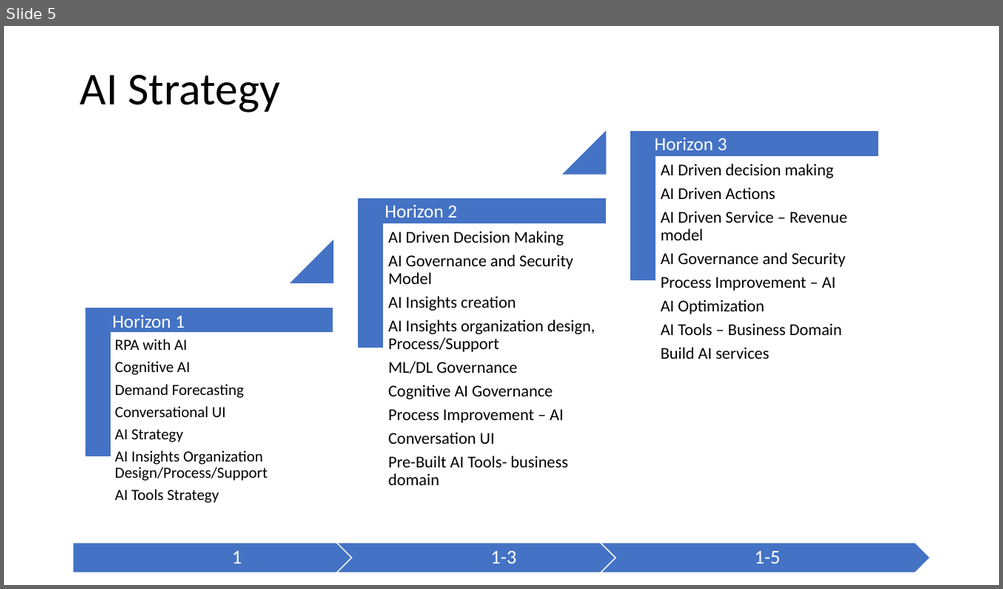
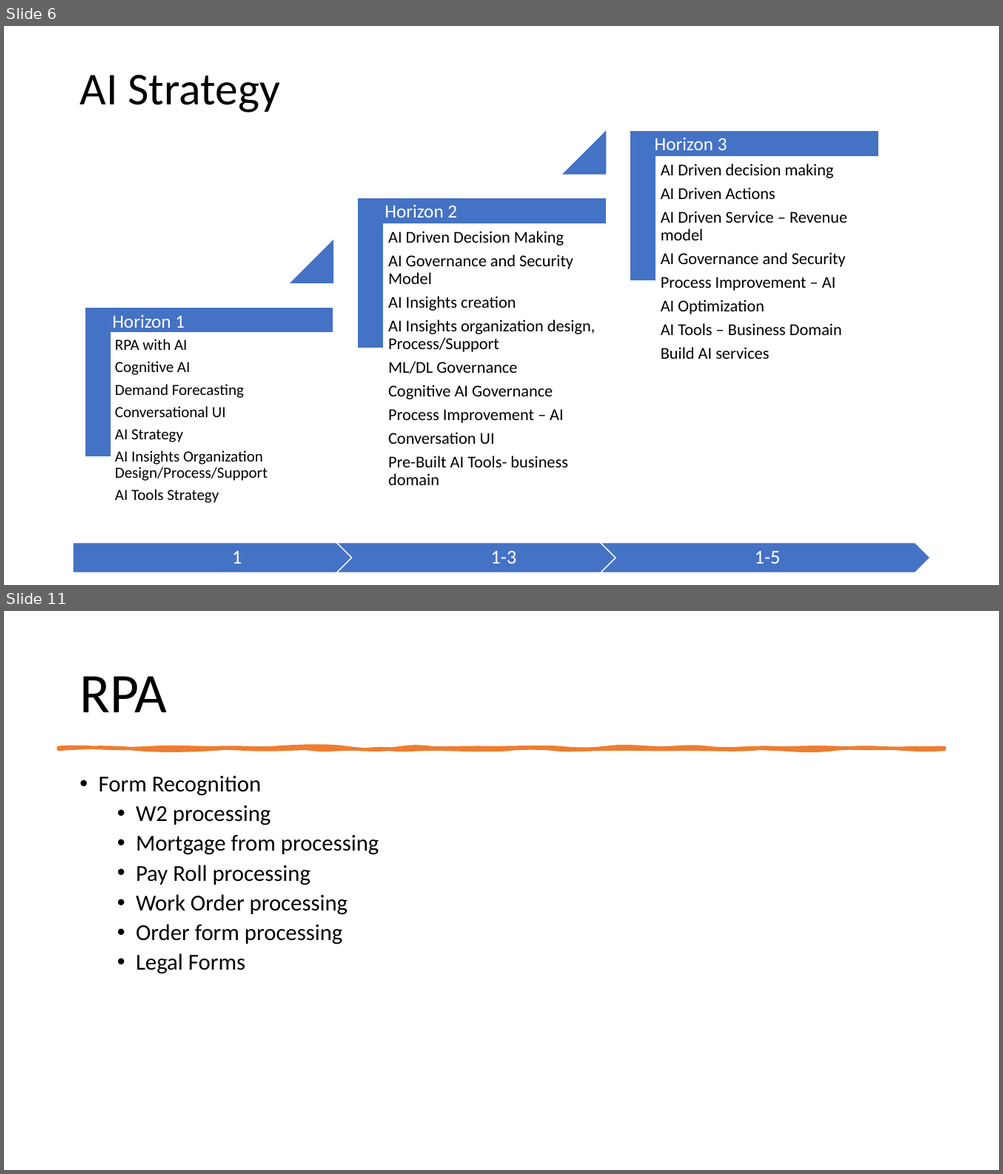
Before and after one commit to balakreshnan/datastrategy, a slide deck: DataHorizon1.pptx. Shown one above the other, each under a label of ours: slide 5 before the commit, slides 6 and 11 after it; the slides between them are not shown. The pictures are 1003x589 and 1003x1174 pixels, drawn with LibreOffice and Linux fonts; fonts in the diff are those of the drawing. Boxes give left, top, right and bottom in pixels: in the first picture for what was removed or moved away, otherwise in the second. Text is boxed around its words. In the diff, an @@ line names an element or a change of style, - is before the commit and + after.

```diff
--- a/DataHorizon1.pptx
+++ b/DataHorizon1.pptx
@@ slide 11 added at <box>4,611,999,1170</box>, background #FFFFFF @@
@@ title added at <box>79,676,167,712</box>, 54 pt, text #000000 @@
+RPA
@@ freeform shape added at <box>59,748,944,749</box>, fill #ED7D31, outline #ED7D31 3.25 pt @@
@@ text added at <box>99,775,379,974</box>, 22 pt, text #000000 @@
+• Form Recognition
+  • W2 processing
+  • Mortgage from processing
+  • Pay Roll processing
+  • Work Order processing
+  • Order form processing
+  • Legal Forms
@@ what was slide 5 is now slide 6 @@
```
Also in this commit, not shown: 1 slide changed, 6 other slides added, 1 other file.
